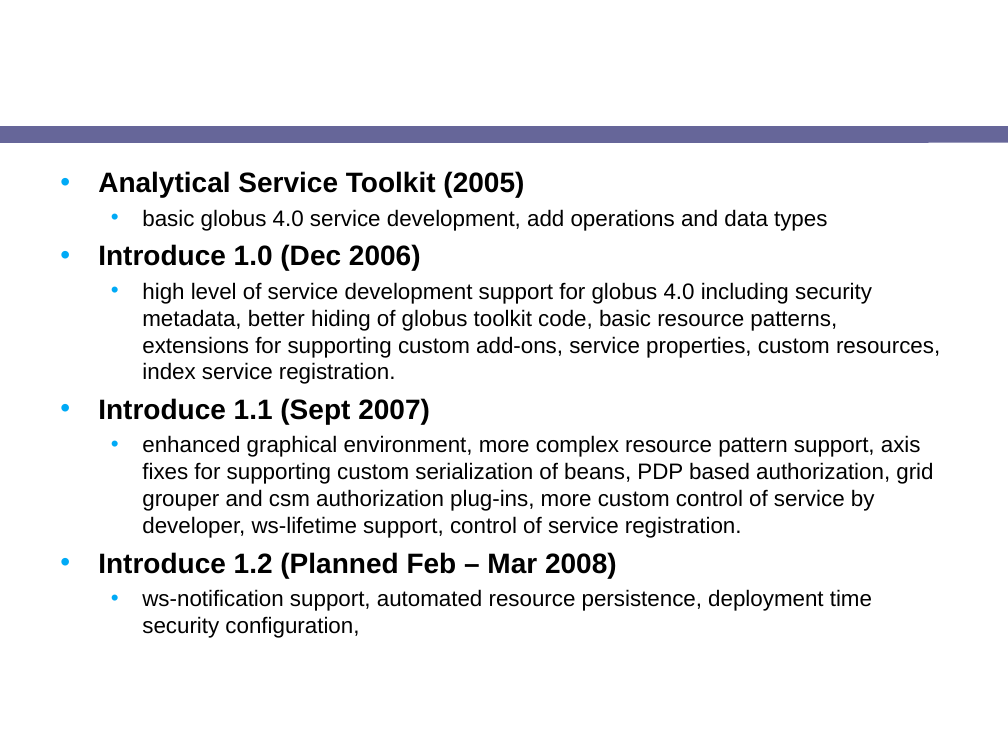
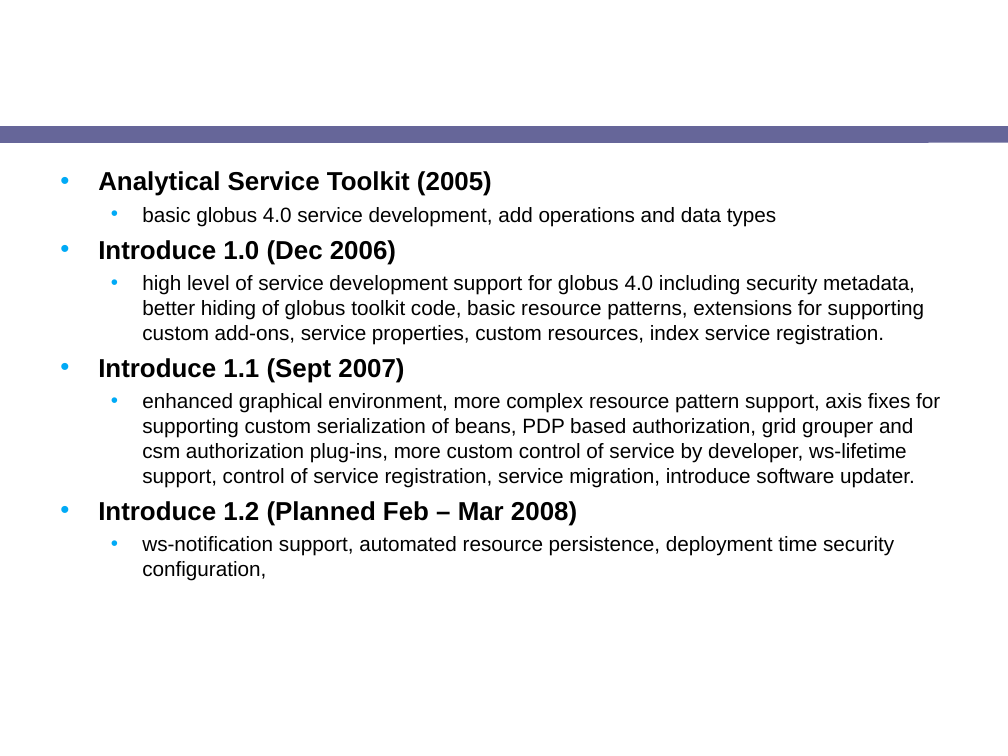
Before and after one commit to NCIP/cagrid-docs, a slide deck: slide 34 of presentations/introduce/Introduce-1.1-OGF-21.ppt (slide 3 before the commit). Drawn at 1008x756 pixels with LibreOffice and Linux fonts; fonts in the diff are those of the drawing; background and template pictures are left out. Boxes give left, top, right and bottom in pixels: in the first picture for what was removed or moved away, otherwise in the second. Text is boxed around its words. In the diff, an @@ line names an element or a change of style, - is before the commit and + after.

```diff
--- a/presentations/introduce/Introduce-1.1-OGF-21.ppt
+++ b/presentations/introduce/Introduce-1.1-OGF-21.ppt
@@ text at (x1=98, y1=171, x2=924, y2=581): size 20 to 18.5 pt in "Analytical Service Toolkit (2005)", "Introduce 1.0 (Dec 2006)", "Introduce 1.1 (Sept 2007)", "Introduce 1.2 (Planned Feb – Mar 2008)"; size 16 to 14.8 pt in "basic globus 4.0 service development, add operations ...", "high level of service development support for ...", "ws-notification support, automated resource persistence, dep ..." @@
@@ text at (x1=142, y1=393, x2=940, y2=488): text changed; size 16 to 14.8 pt @@
-  • enhanced graphical environment, more complex resource pattern support, axis fixes for supporting custom serialization of beans, PDP based authorization, grid grouper and csm authorization plug-ins, more custom control of service by developer, ws-lifetime support, control of service registration.
+  • enhanced graphical environment, more complex resource pattern support, axis fixes for supporting custom serialization of beans, PDP based authorization, grid grouper and csm authorization plug-ins, more custom control of service by developer, ws-lifetime support, control of service registration, service migration, introduce software updater.
```
Also in this commit, not shown: 1 slide added.
